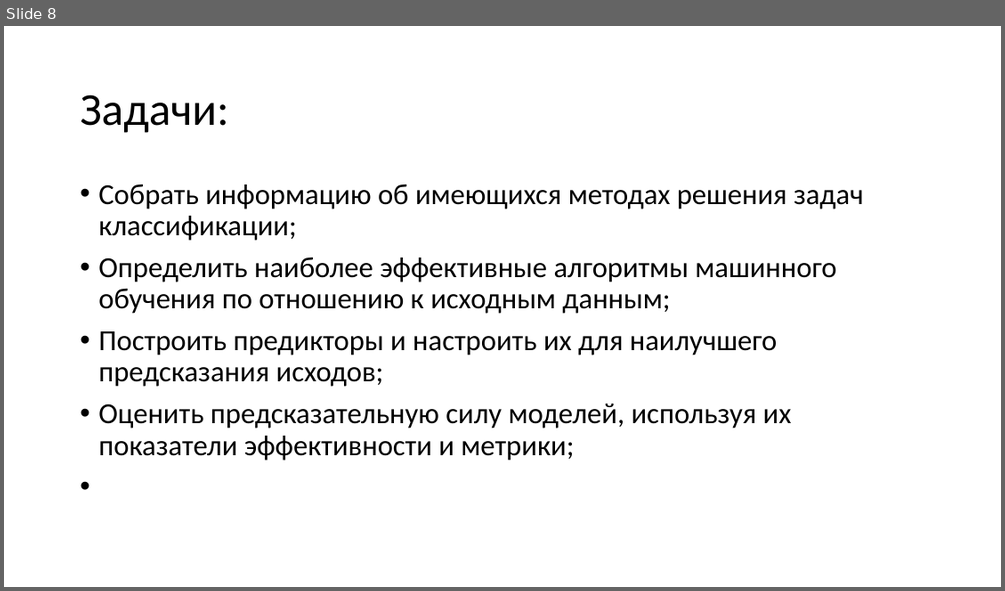
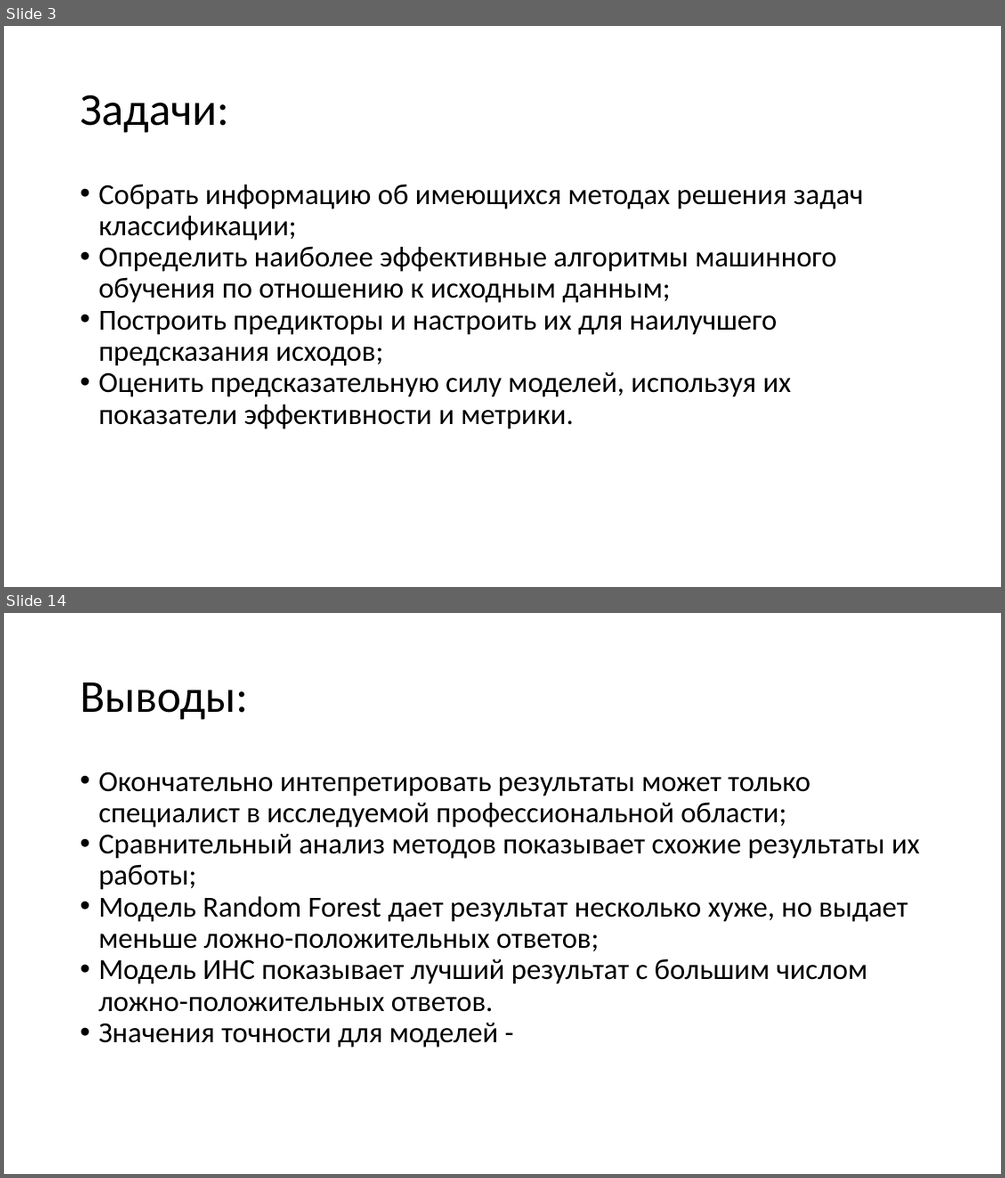
Before and after one commit to coffman21/d, a slide deck: p.pptx. Shown one above the other, each under a label of ours: slide 8 before the commit, slides 3 and 14 after it; the slides between them are not shown. The pictures are 1005x591 and 1005x1178 pixels, drawn with LibreOffice and Linux fonts; fonts in the diff are those of the drawing. Boxes give left, top, right and bottom in pixels: in the first picture for what was removed or moved away, otherwise in the second. Text is boxed around its words. In the diff, an @@ line names an element or a change of style, - is before the commit and + after.

```diff
--- a/p.pptx
+++ b/p.pptx
@@ slide 14 added at (4, 613, 1001, 1174), background #FFFFFF @@
@@ text added at (80, 682, 248, 720), 44 pt, text #000000 @@
+Выводы:
@@ text added at (98, 771, 920, 1047), 28 pt, text #000000 @@
+• Окончательно интепретировать результаты может только специалист в исследуемой профессиональной области;
+• Сравнительный анализ методов показывает схожие результаты их работы;
+• Модель Random Forest дает результат несколько хуже, но выдает меньше ложно-положительных ответов;
+• Модель ИНС показывает лучший результат с большим числом ложно-положительных ответов.
+• Значения точности для моделей -
@@ what was slide 8 is now slide 3 @@
@@ slide 3 changed as well @@
@@ text at (98, 184, 864, 366): less space between paragraphs @@
@@ text at (98, 372, 792, 429): text changed @@
-• Оценить предсказательную силу моделей, используя их показатели эффективности и метрики;
+• Оценить предсказательную силу моделей, используя их показатели эффективности и метрики.
```
Also in this commit, not shown: 2 other slides changed, 10 other slides added, 5 slides removed, 1 other file.
